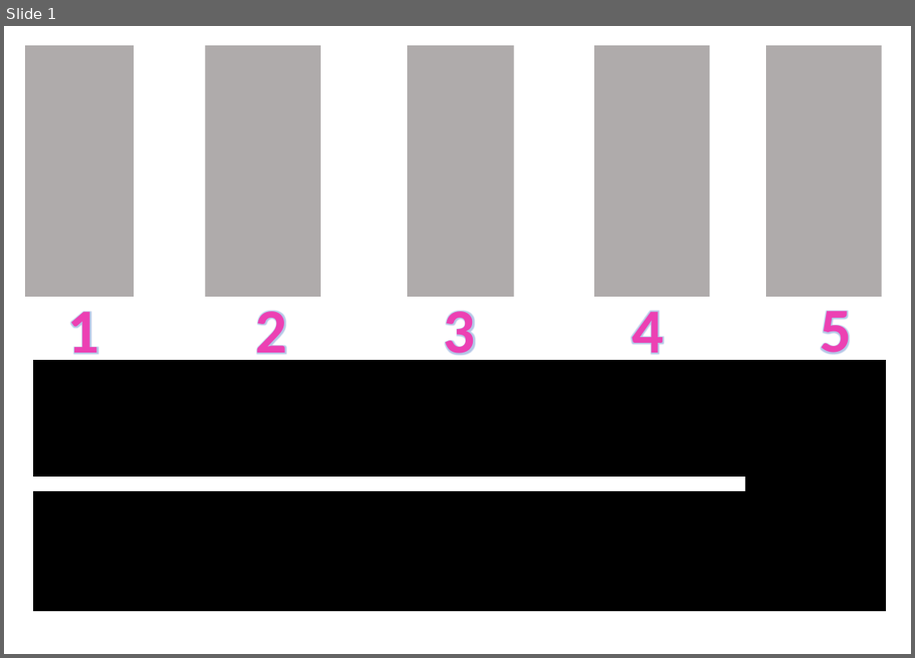
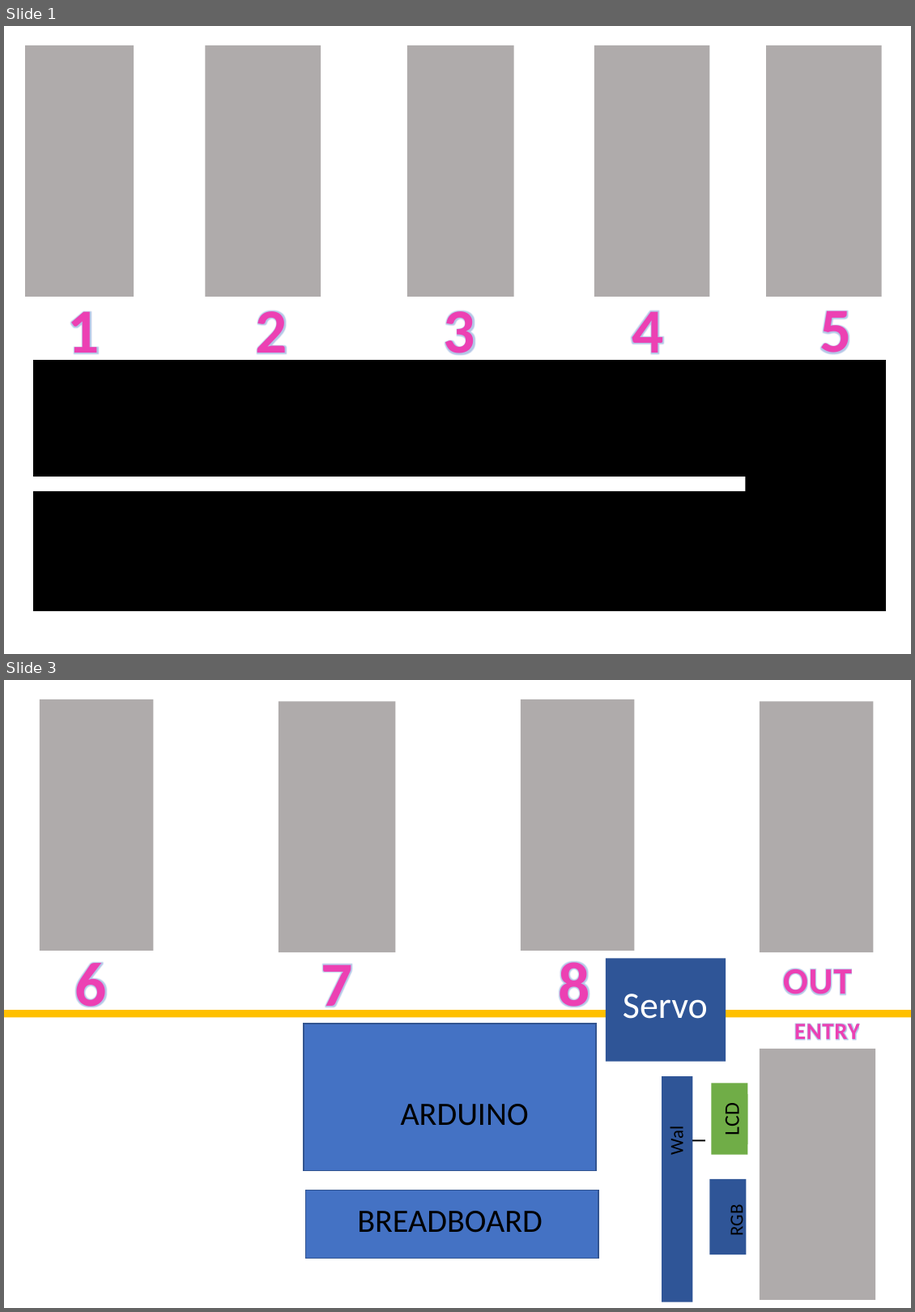
Before and after one commit to snip-animesh/Automatic-Car-Parking-Uni-Project-, a slide deck: Design.pptx. Shown one above the other, each under a label of ours: slide 1 before the commit, slides 1 and 3 after it; the slides between them are not shown. The pictures are 915x658 and 915x1312 pixels, drawn with LibreOffice and Linux fonts; fonts in the diff are those of the drawing. Boxes give left, top, right and bottom in pixels: in the first picture for what was removed or moved away, otherwise in the second. Text is boxed around its words. In the diff, an @@ line names an element or a change of style, - is before the commit and + after.

```diff
--- a/Design.pptx
+++ b/Design.pptx
@@ slide 3 added at <box>4,680,911,1308</box>, background #FFFFFF @@
@@ rectangle added at <box>39,699,153,951</box>, fill #AFABAB @@
@@ rectangle added at <box>279,701,396,952</box>, fill #AFABAB @@
@@ rectangle added at <box>521,699,635,951</box>, fill #AFABAB @@
@@ rectangle added at <box>760,701,873,952</box>, fill #AFABAB @@
@@ text added at <box>75,953,107,1020</box>, 54 pt, text #EC40B3, bold @@
+6
@@ text added at <box>321,964,352,1018</box>, 54 pt, text #EC40B3, bold @@
+7
@@ text added at <box>559,953,590,1020</box>, 54 pt, text #EC40B3, bold @@
+8
@@ rectangle added at <box>606,958,725,1062</box>, fill #2F5597 @@
@@ text added at <box>783,968,852,995</box>, 32 pt, text #EC40B3, bold @@
+OUT
@@ text added at <box>623,993,708,1019</box>, 32 pt, text #FFFFFF @@
+Servo
@@ rectangle added at <box>4,1010,911,1018</box>, fill #FFC000 @@
@@ rectangle added at <box>304,1023,596,1171</box>, fill #4472C4, outline #325491 1 pt @@
@@ text added at <box>795,1023,860,1040</box>, 20 pt, text #EC40B3, bold @@
+ENTRY
@@ rectangle added at <box>760,1049,876,1300</box>, fill #AFABAB @@
@@ rectangle added at <box>663,1076,693,1302</box>, fill #2F5597 @@
@@ rectangle added at <box>712,1083,748,1154</box>, fill #70AD47 @@
@@ text added at <box>401,1104,529,1126</box>, 28 pt, text #000000 @@
+ARDUINO
@@ text added at <box>661,1117,697,1165</box>, 16 pt, text #000000 @@
+Wall
@@ rectangle added at <box>714,1094,748,1144</box>, fill #70AD47, 18 pt, text #000000 @@
+LCD
@@ rectangle added at <box>710,1179,747,1254</box>, fill #2F5597 @@
@@ rectangle added at <box>305,1190,598,1258</box>, fill #4472C4, outline #325491 1 pt @@
@@ text added at <box>357,1211,542,1232</box>, 28 pt, text #000000 @@
+BREADBOARD
@@ text added at <box>725,1206,748,1235</box>, 16 pt, text #000000 @@
+RGB
```
Also in this commit, not shown: 1 slide changed, 1 other slide added, 7 other files.
